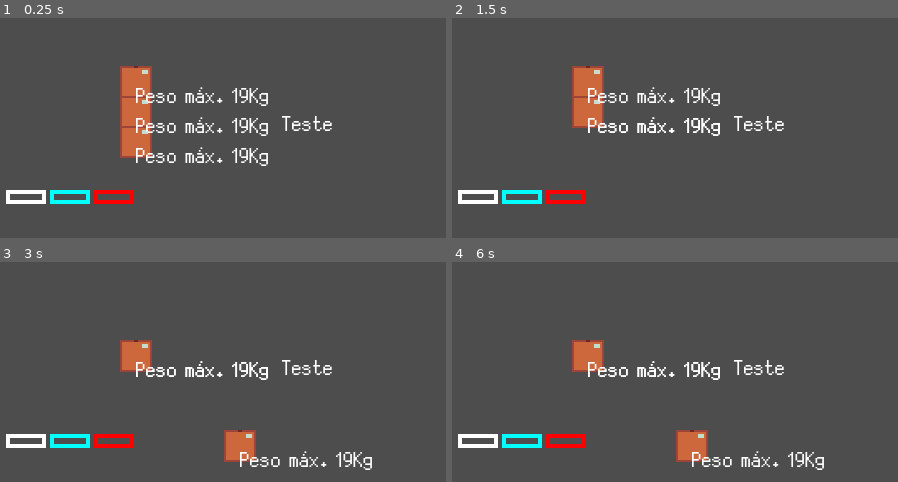
Above: before the commit, frames 1-4 (two rows, left to right).
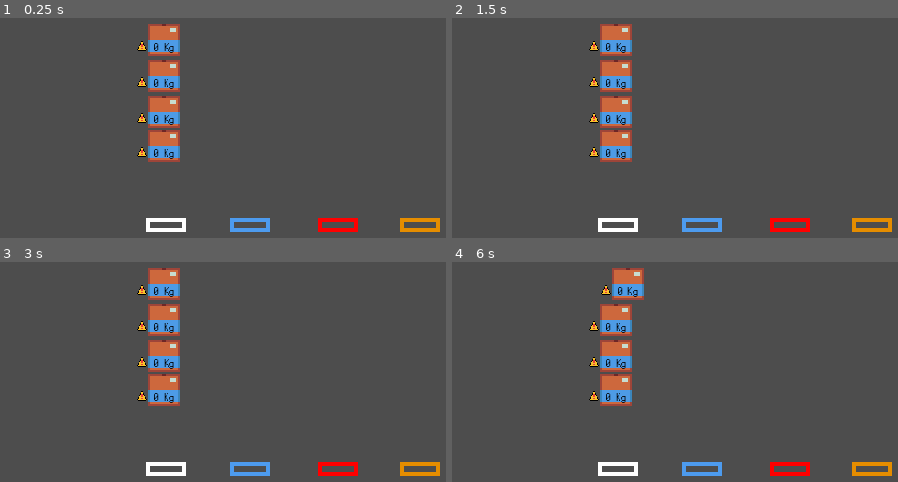
Above: after the commit, the same moments.

Repository: IzaakSantana/market-solutions-game
Game: Godot game, scene res://scenes/levels/level_01.tscn
Same seed, same stepped clock (60 frames per second), same inputs: the game is played once before the commit and once after it. The project has no main scene, so this scene is started directly.
Inputs (mouse positions are in pixels of both pictures, inside the frame that each line leads up to):
- Up to frame 1 (0.25 s): no input
- Up to frame 2 (1.5 s): tap Enter at 0.5 s; move the mouse to (585, 141) at 0.52 s; press the mouse at (585, 141) at 0.53 s; tap Space at 1.25 s; move the mouse to (585, 112) at 1.27 s; release the mouse at (585, 112) at 1.28 s; click (585, 112) at 1.35 s
- Up to frame 3 (3 s): tap Enter at 2 s; move the mouse to (133, 325) at 2.02 s; press the mouse at (133, 325) at 2.03 s; tap Space at 2.75 s; move the mouse to (240, 446) at 2.77 s; release the mouse at (240, 446) at 2.78 s; click (240, 446) at 2.85 s
- Up to frame 4 (6 s): tap Enter at 3.5 s; move the mouse to (outside the picture) at 3.52 s; press the mouse at (outside the picture) at 3.53 s; tap Space at 4.25 s; move the mouse to (532, 319) at 4.27 s; release the mouse at (532, 319) at 4.28 s; click (532, 319) at 4.35 s; move the mouse to (755, 374) at 5.02 s; press the mouse at (755, 374) at 5.03 s; move the mouse to (625, 284) at 5.77 s; release the mouse at (625, 284) at 5.78 s; click (625, 284) at 5.85 s

The runs differ from the first frame. In frame 1, 11% of the frame differs, in the area x 1-99%, y 2-98%; in frame 2, 10%; in frame 3, 10%; in frame 4, 10%.
Error before the commit: Invalid assignment of property or key 'modulate' with value of type 'Color' on a base object of type 'null instance'. (res://scripts/objects/box_holder.gd:10)

Commit message:
Testing alert icon

Diff:
--- a/scenes/levels/level_01.tscn
+++ b/scenes/levels/level_01.tscn
@@ -5,42 +5,41 @@
 
 [node name="Main" type="Node"]
 
-[node name="Node2D" parent="." instance=ExtResource("1_n0ioo")]
-texture_filter = 1
-position = Vector2(92, 96)
-
-[node name="Node2D2" parent="." instance=ExtResource("1_n0ioo")]
-texture_filter = 1
-position = Vector2(92, 81)
-
-[node name="Node2D3" parent="." instance=ExtResource("1_n0ioo")]
-texture_filter = 1
-position = Vector2(92, 66)
-
 [node name="SampleMmarker" type="Sprite2D" parent="."]
 z_index = -1
 texture_filter = 1
-position = Vector2(37, 117)
+position = Vector2(107, 131)
 texture = ExtResource("2_yc0gd")
 
 [node name="SampleMmarker2" type="Sprite2D" parent="."]
 modulate = Color(1, 0, 0, 1)
 z_index = -1
 texture_filter = 1
-position = Vector2(81, 117)
+position = Vector2(193, 131)
+texture = ExtResource("2_yc0gd")
+
+[node name="SampleMmarker4" type="Sprite2D" parent="."]
+modulate = Color(0.898039, 0.552941, 0, 1)
+z_index = -1
+texture_filter = 1
+position = Vector2(234, 131)
 texture = ExtResource("2_yc0gd")
 
 [node name="SampleMmarker3" type="Sprite2D" parent="."]
-modulate = Color(0, 1, 1, 1)
+modulate = Color(0.301961, 0.607843, 0.933333, 1)
 z_index = -1
 texture_filter = 1
-position = Vector2(59, 117)
+position = Vector2(149, 131)
 texture = ExtResource("2_yc0gd")
 
-[node name="Label" type="Label" parent="."]
-texture_filter = 1
-offset_left = 165.0
-offset_top = 80.0
-offset_right = 205.0
-offset_bottom = 102.0
-text = "Teste"
+[node name="Box" parent="." instance=ExtResource("1_n0ioo")]
+position = Vector2(106, 45)
+
+[node name="Box2" parent="." instance=ExtResource("1_n0ioo")]
+position = Vector2(106, 63)
+
+[node name="Box3" parent="." instance=ExtResource("1_n0ioo")]
+position = Vector2(106, 81)
+
+[node name="Box4" parent="." instance=ExtResource("1_n0ioo")]
+position = Vector2(106, 98)
--- a/scenes/objetcs/Level_01/sample_box.tscn
+++ b/scenes/objetcs/Level_01/sample_box.tscn
@@ -1,7 +1,9 @@
-[gd_scene load_steps=4 format=3 uid="uid://dqlaha5akt0u1"]
+[gd_scene load_steps=6 format=3 uid="uid://dqlaha5akt0u1"]
 
 [ext_resource type="Script" path="res://scripts/objects/box_holder.gd" id="2_3o6ba"]
 [ext_resource type="Texture2D" uid="uid://bgokv70rfvg0t" path="res://assets/sprites/box.png" id="2_kvq4s"]
+[ext_resource type="Texture2D" uid="uid://docxe4j7sq2cw" path="res://assets/sprites/box_marker.png" id="3_847lx"]
+[ext_resource type="Texture2D" uid="uid://2vawfmbs6lyc" path="res://assets/sprites/alert.png" id="4_b1ru4"]
 
 [sub_resource type="RectangleShape2D" id="RectangleShape2D_k4m7v"]
 size = Vector2(16, 16)
@@ -9,19 +11,32 @@
 [node name="Box" type="Node2D"]
 script = ExtResource("2_3o6ba")
 
-[node name="box_sprite" type="Sprite2D" parent="."]
+[node name="Sprite" type="Sprite2D" parent="."]
 texture_filter = 1
 texture = ExtResource("2_kvq4s")
+
+[node name="Marker" type="Sprite2D" parent="."]
+texture_filter = 1
+texture = ExtResource("3_847lx")
+
+[node name="Weight" type="Label" parent="."]
+offset_left = -5.0
+offset_right = 5.0
+offset_bottom = 13.0
+theme_override_colors/font_color = Color(0, 0, 0, 1)
+theme_override_font_sizes/font_size = 8
+text = "0 Kg"
+
+[node name="Alert" type="Sprite2D" parent="."]
+texture_filter = 1
+position = Vector2(-11, 3)
+scale = Vector2(0.34375, 0.34375)
+texture = ExtResource("4_b1ru4")
 
 [node name="Area2D" type="Area2D" parent="."]
 
 [node name="CollisionShape2D" type="CollisionShape2D" parent="Area2D"]
 shape = SubResource("RectangleShape2D_k4m7v")
 
-[node name="Label" type="Label" parent="."]
-offset_right = 70.0
-offset_bottom = 22.0
-text = "Peso máx. 19Kg"
-
 [connection signal="mouse_entered" from="Area2D" to="." method="_on_mouse_entered"]
 [connection signal="mouse_exited" from="Area2D" to="." method="_on_mouse_exited"]
